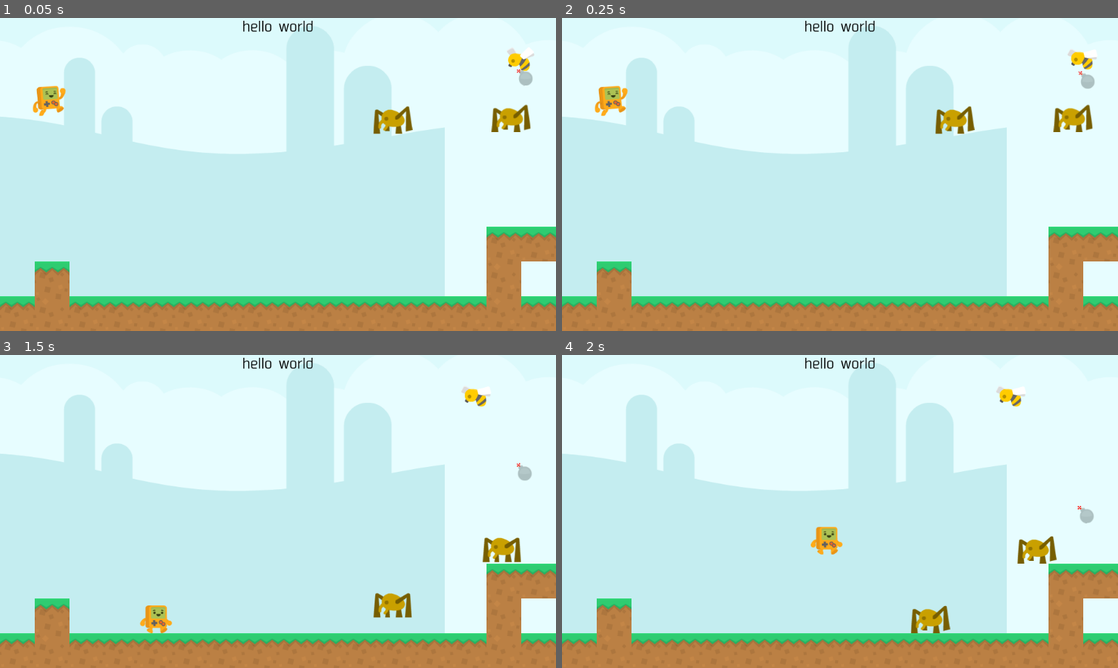
Above: before the commit, frames 1-4 (two rows, left to right).
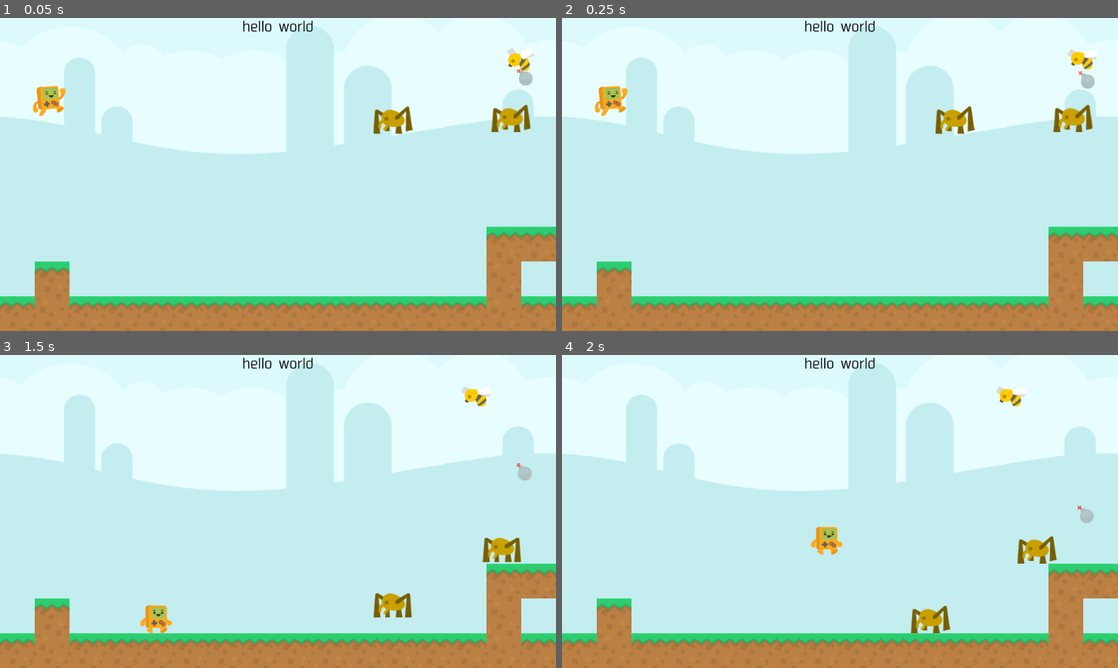
Above: after the commit, the same moments.

Repository: vivisuke/GDAction
Game: Godot game, scene res://MainScene.tscn
The game is run twice, just before and just after one commit, with the same random seed, the same clock (stepped at 60 frames per second) and the same inputs.
Inputs (mouse positions are in pixels of both pictures, inside the frame that each line leads up to):
- Up to frame 1 (0.05 s): no input
- Up to frame 2 (0.25 s): no input
- Up to frame 3 (1.5 s): move the mouse to (400, 495) at 0.52 s; hold Right (ui_right) from 0.53 s (still down); click (400, 495) at 0.67 s; tap Up (ui_up) at 0.77 s; move the mouse to (166, 527) at 1.27 s
- Up to frame 4 (2 s): keep holding Right (ui_right); tap Up (ui_up) at 1.52 s

The runs differ from the first frame. In frame 1, 9.3% of the frame differs, in the area x 80-100%, y 22-89%; in frame 2, 9.3%; in frame 3, 9.1%; in frame 4, 9.1%.

Commit message:
0020 ◎ C 08/27 09/01 0.001│問題│右に移動すると、背景がちゃんとミラーされない？ → ミラーはあきらめて画像を並べる

Diff:
--- a/GDAction/MainScene.tscn
+++ b/GDAction/MainScene.tscn
@@ -171,6 +171,18 @@
 [node name="Sprite" type="Sprite" parent="ParallaxBackground/ParallaxLayer2"]
 texture = ExtResource( 18 )
 
+[node name="Sprite2" type="Sprite" parent="ParallaxBackground/ParallaxLayer2"]
+position = Vector2( 1024, 0 )
+texture = ExtResource( 18 )
+
+[node name="Sprite3" type="Sprite" parent="ParallaxBackground/ParallaxLayer2"]
+position = Vector2( 2048, 0 )
+texture = ExtResource( 18 )
+
+[node name="Sprite4" type="Sprite" parent="ParallaxBackground/ParallaxLayer2"]
+position = Vector2( 3072, 0 )
+texture = ExtResource( 18 )
+
 [node name="ParallaxLayer3" type="ParallaxLayer" parent="ParallaxBackground"]
 motion_scale = Vector2( 0, 1 )
 
@@ -201,7 +213,6 @@
 [node name="AnimatedSprite" type="AnimatedSprite" parent="Flag"]
 scale = Vector2( 0.5, 0.5 )
 frames = SubResource( 6 )
-frame = 1
 playing = true
 
 [node name="CollisionShape2D" type="CollisionShape2D" parent="Flag"]
Not shown, changed: GDAction.spr
